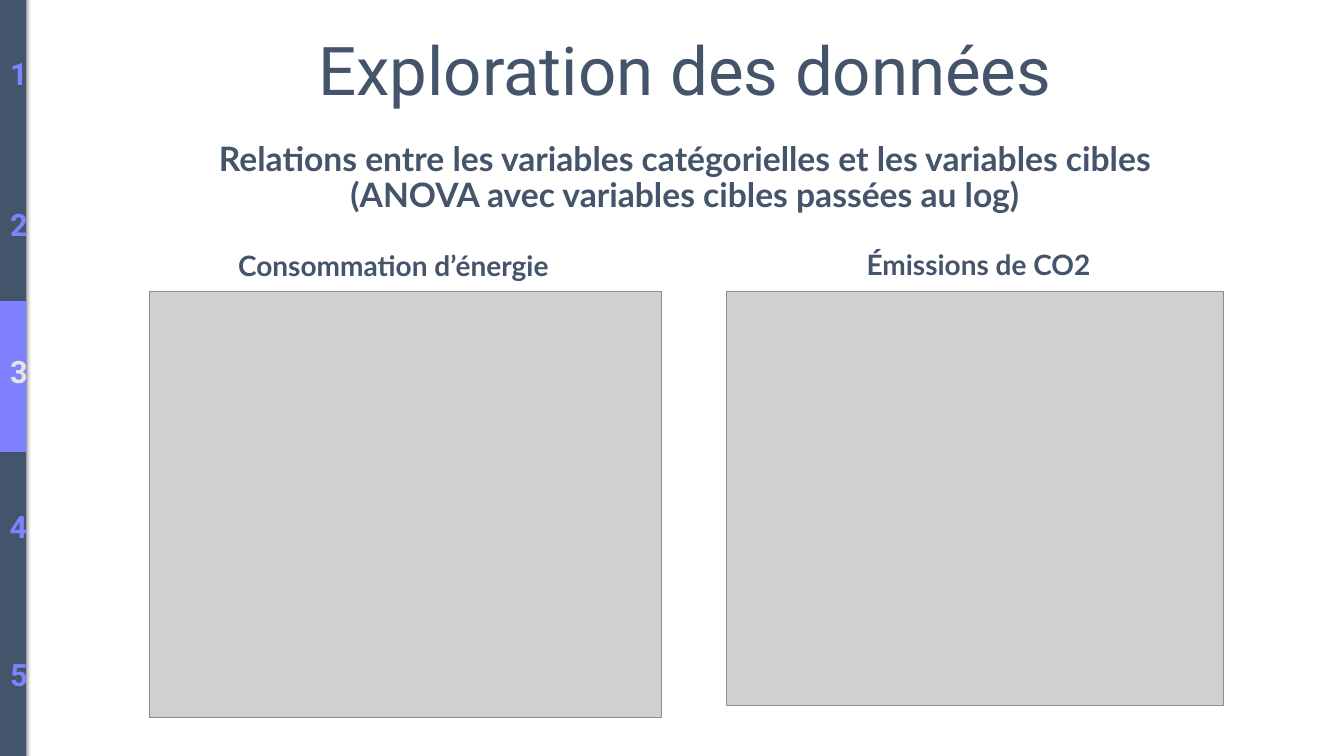
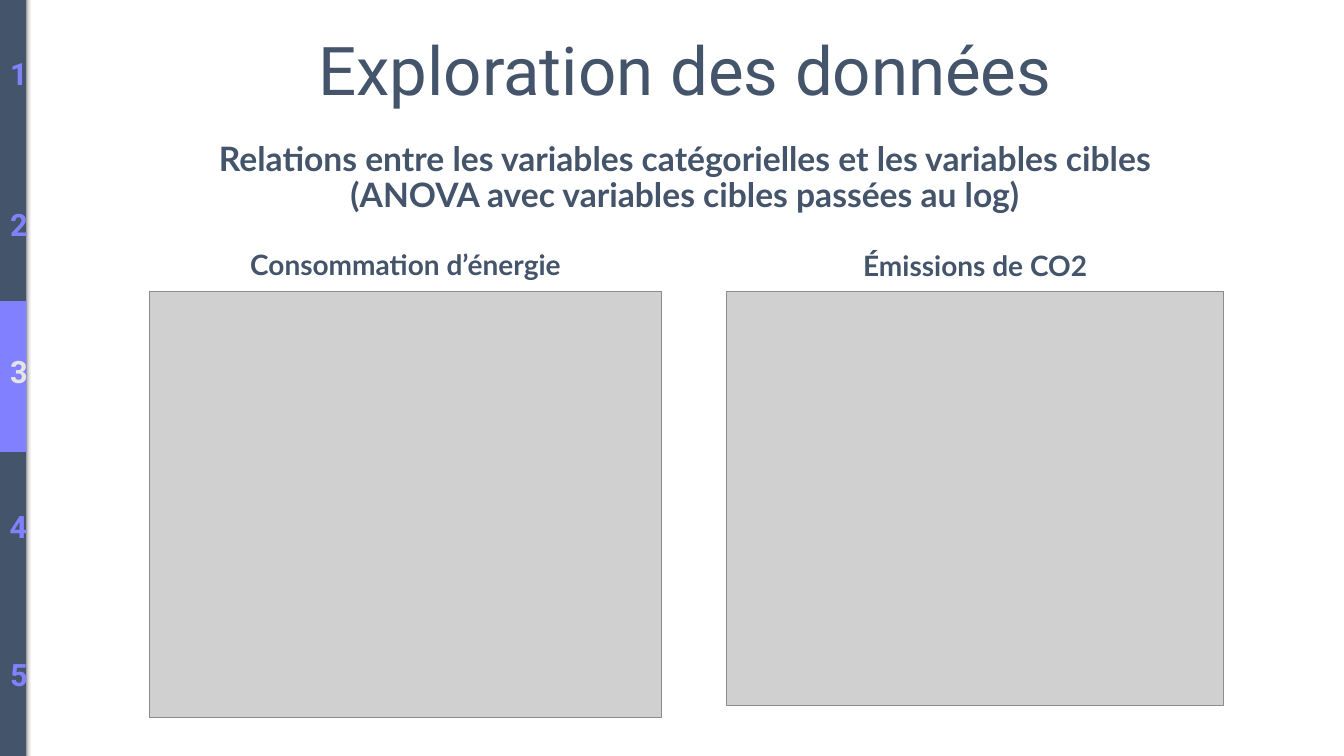
Before and after one commit to BiGHeaDMaX/Predire-Consommation-et-Emissions-de-Batiments, a slide deck: slide 13 of Présentation.pptx. Drawn at 1344x756 pixels with LibreOffice and Linux fonts; fonts in the diff are those of the drawing; grey boxes stand for pictures. Boxes give left, top, right and bottom in pixels: in the first picture for what was removed or moved away, otherwise in the second. Text is boxed around its words. In the diff, an @@ line names an element or a change of style, - is before the commit and + after.

```diff
--- a/Présentation.pptx
+++ b/Présentation.pptx
@@ text "Consommation d’énergie": place and size @@
-text "Consommation d’énergie" at (238,254,548,281)
+text "Consommation d’énergie" at (250,253,561,280)
@@ text "Émissions de CO2": place and size @@
-text "Émissions de CO2" at (867,251,1090,275)
+text "Émissions de CO2" at (863,252,1087,276)
```
Also in this commit, not shown: 8 other slides changed, 3 slides added.
